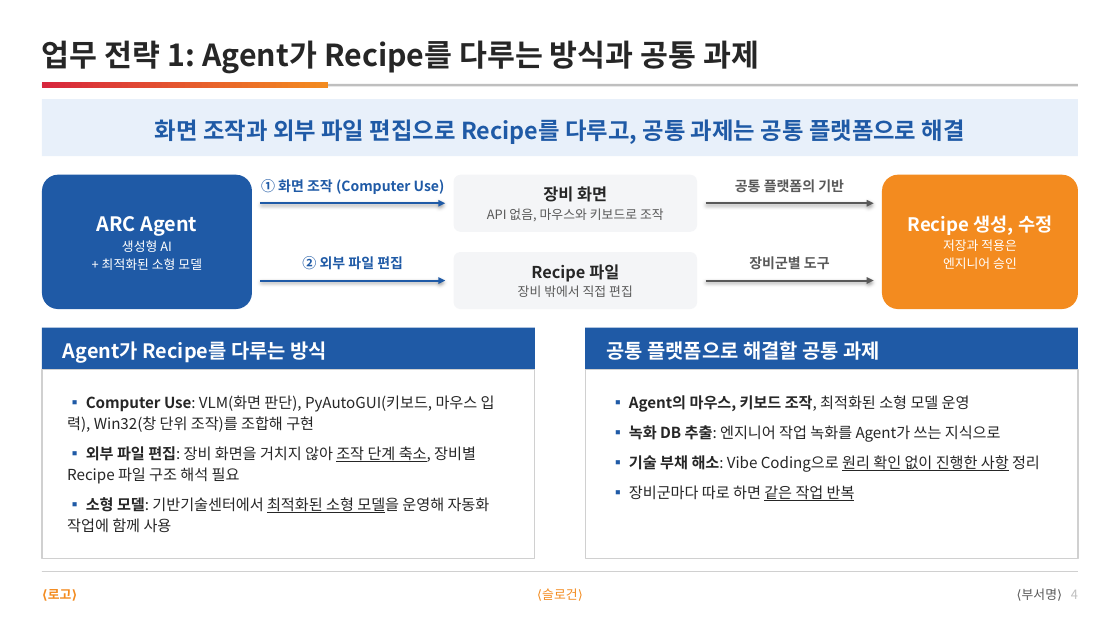
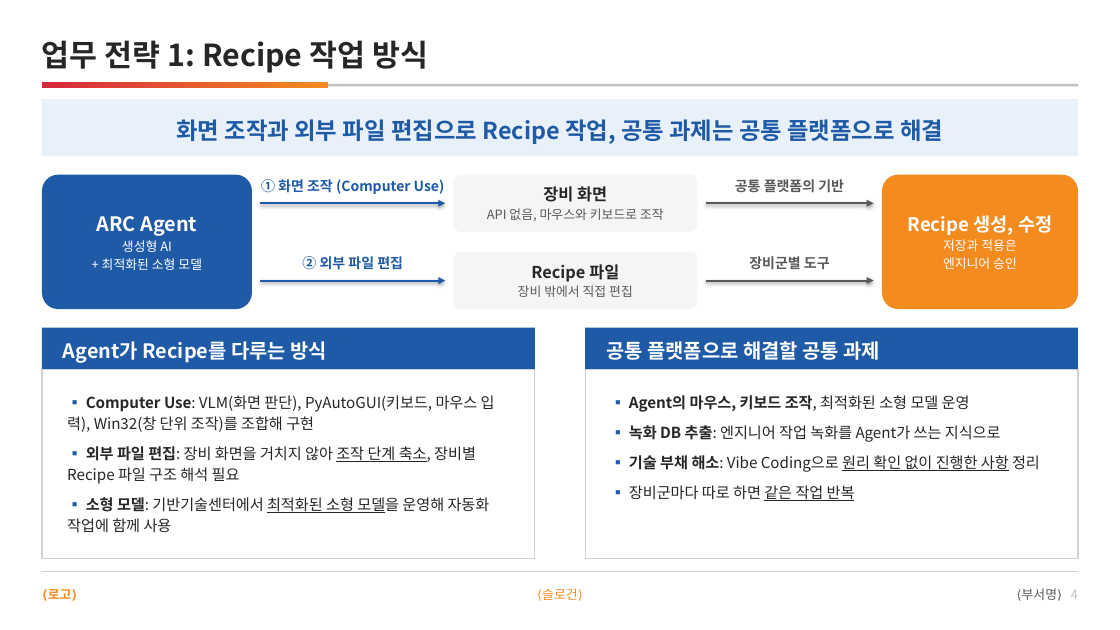
Before and after one commit to DarrenKoi/pm_notes, a slide deck: slide 4 of my-task/arc-tf/deliverables/arc-tf-proposal.pptx. Drawn at 1120x630 pixels with LibreOffice and Linux fonts; fonts in the diff are those of the drawing. Boxes give left, top, right and bottom in pixels: in the first picture for what was removed or moved away, otherwise in the second. Text is boxed around its words. In the diff, an @@ line names an element or a change of style, - is before the commit and + after.

```diff
--- a/my-task/arc-tf/deliverables/arc-tf-proposal.pptx
+++ b/my-task/arc-tf/deliverables/arc-tf-proposal.pptx
@@ text at box(42, 40, 428, 73): text changed @@
-업무 전략 1: Agent가 Recipe를 다루는 방식과 공통 과제
+업무 전략 1: Recipe 작업 방식
@@ text at box(176, 119, 943, 144): text changed @@
-화면 조작과 외부 파일 편집으로 Recipe를 다루고, 공통 과제는 공통 플랫폼으로 해결
+화면 조작과 외부 파일 편집으로 Recipe 작업, 공통 과제는 공통 플랫폼으로 해결
```
Also in this commit, not shown: 5 other slides changed, 8 other files.
